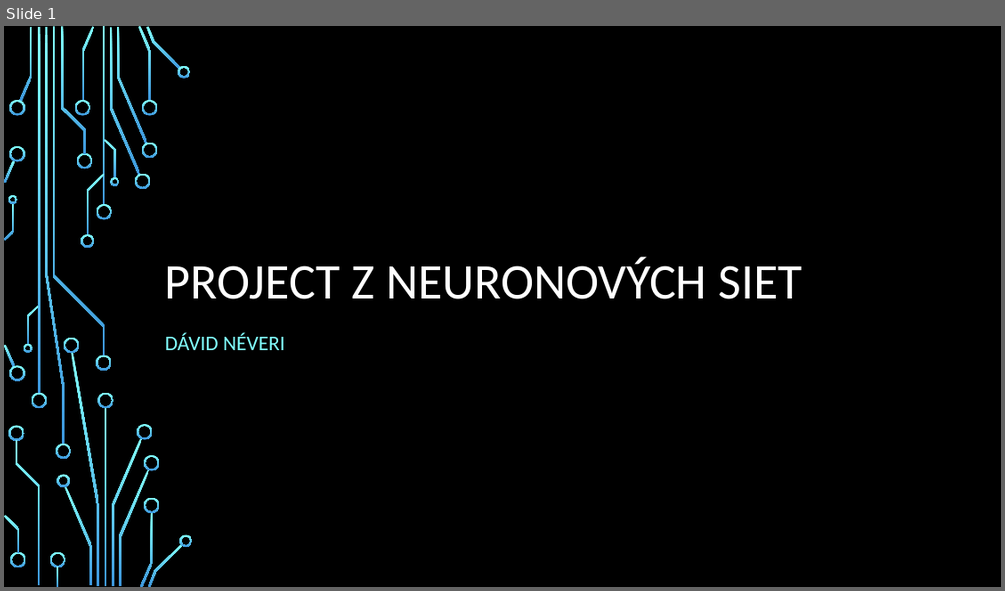
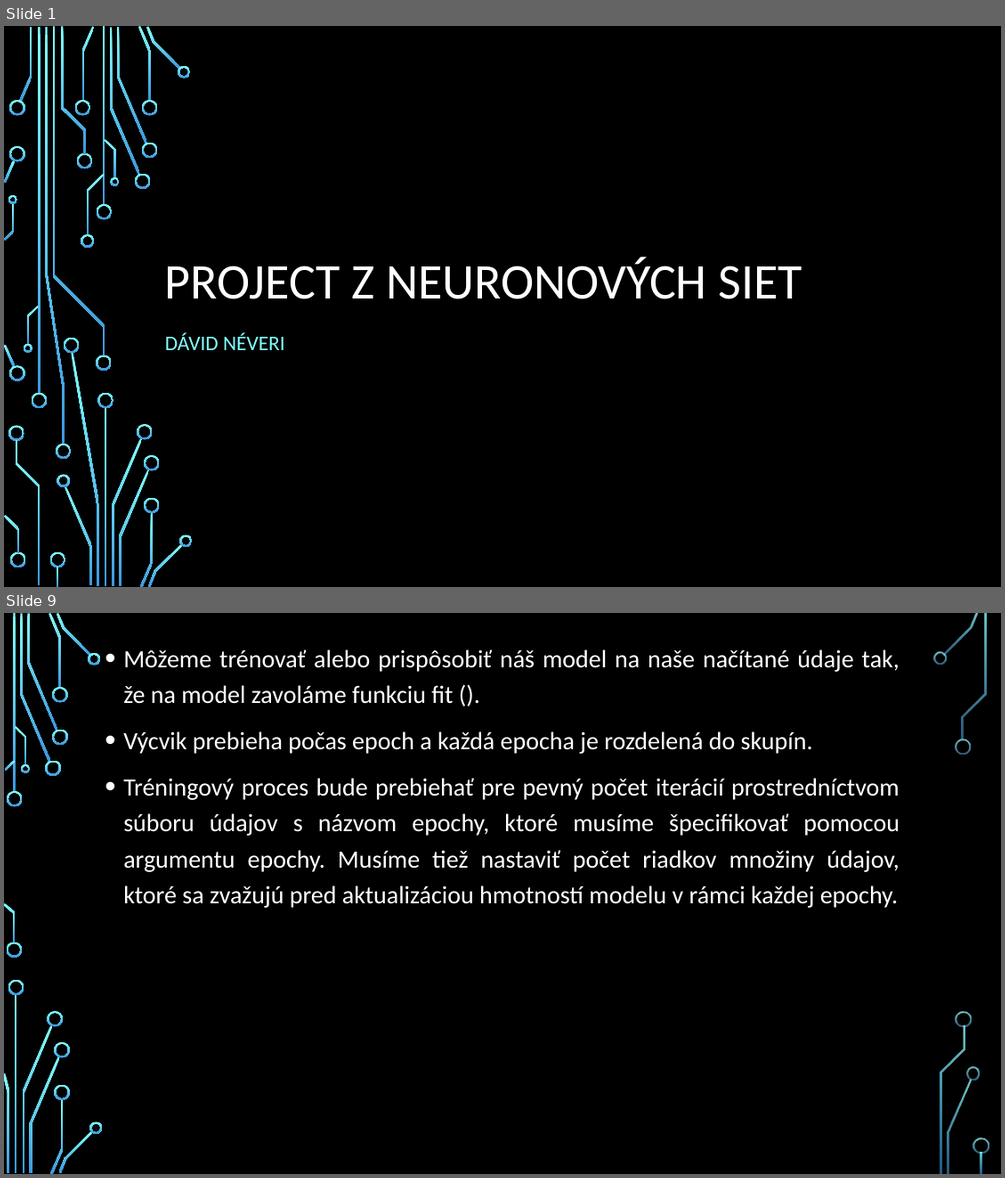
Before and after one commit to georgeob/Neveri_NS2020, a slide deck: Néveri_NS2019.pptx. Shown one above the other, each under a label of ours: slide 1 before the commit, slides 1 and 9 after it; the slides between them are not shown. The pictures are 1005x591 and 1005x1178 pixels, drawn with LibreOffice and Linux fonts; fonts in the diff are those of the drawing; background and template pictures are left out. Boxes give left, top, right and bottom in pixels: in the first picture for what was removed or moved away, otherwise in the second. Text is boxed around its words. In the diff, an @@ line names an element or a change of style, - is before the commit and + after.

```diff
--- a/Néveri_NS2019.pptx
+++ b/Néveri_NS2019.pptx
@@ slide 9 added at box(4, 613, 1001, 1174), background picture (left out) @@
@@ text added at box(123, 649, 899, 908), 24 pt, text #FFFFFF @@
+• Môžeme trénovať alebo prispôsobiť náš model na naše načítané údaje tak, že na model zavoláme funkciu fit ().
+• Výcvik prebieha počas epoch a každá epocha je rozdelená do skupín.
+• Tréningový proces bude prebiehať pre pevný počet iterácií prostredníctvom súboru údajov s názvom epochy, ktoré musíme špecifikovať pomocou argumentu epochy. Musíme tiež nastaviť počet riadkov množiny údajov, ktoré sa zvažujú pred aktualizáciou hmotností modelu v rámci každej epochy.
@@ group added at box(4, 613, 989, 1174): 33 freeform shapes, 3 rectangles @@
```
Also in this commit, not shown: 13 other slides added, 1 slide removed.
